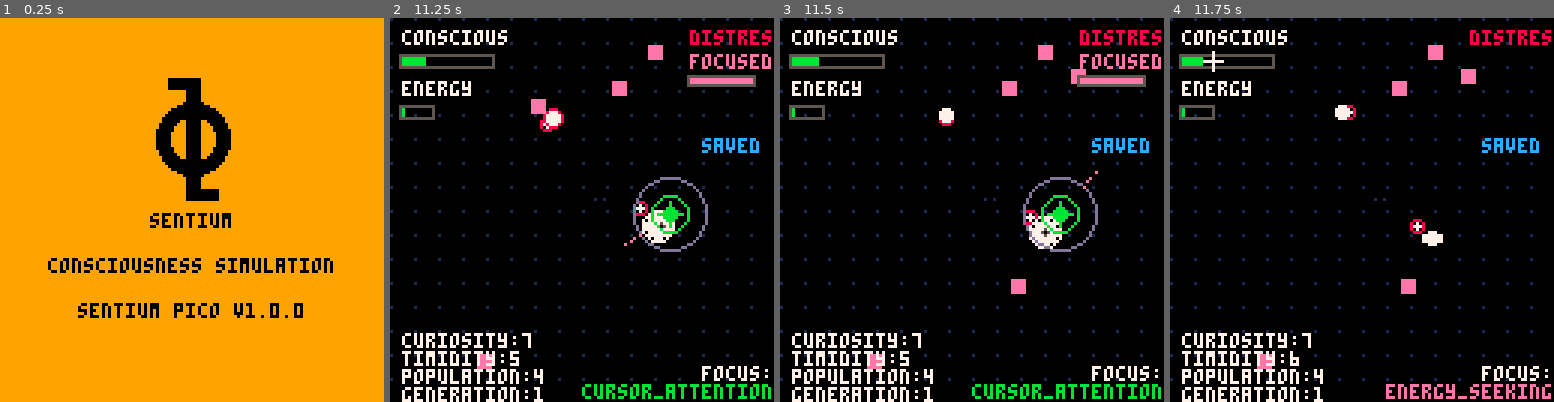
Above: before the commit, frames 1-4 (left to right).
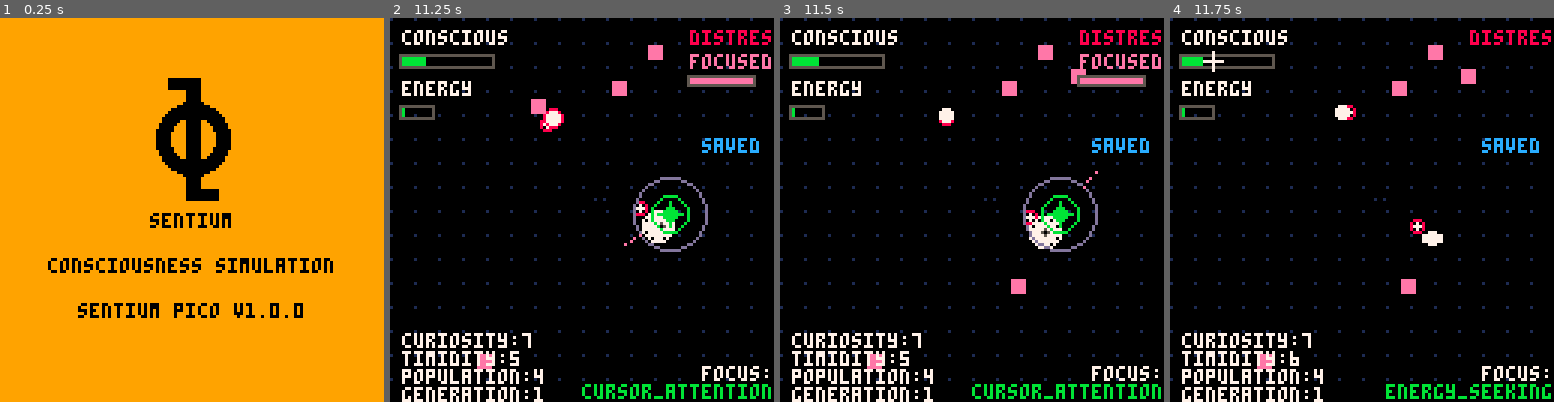
Above: after the commit, the same moments.

Repository: lopanapol/sentium-pico
Game: PICO-8 cartridge sentium-pico.p8
The game is run twice, just before and just after one commit, with the same random seed, the same clock (stepped at 60 frames per second) and the same inputs.
Inputs (mouse positions are in pixels of both pictures, inside the frame that each line leads up to):
- Up to frame 1 (0.25 s): no input
- Up to frame 2 (11.25 s): tap X (X key) at 0.33, 1.07, 1.85, 2.97, 4.08, 5.2, 6.32, 7.43, 8.55, 9.67, 10.78 s; click (670, 121) at 0.67 s; tap O (Z key) at 0.7, 1.7, 2.1, 2.5, 2.9, 3.3, 3.7, 4.1, 4.5, 4.9, 5.3, 5.7, 6.1, 6.5, 6.9, 7.3, 7.7, 8.1, 8.5, 8.9, 9.3, 9.7, 10.1, 10.5, 10.9 s; click (436, 267) at 1.22 s; click (497, 114) at 1.77 s; click (562, 259) at 2.32 s; click (624, 106) at 2.87 s; click (685, 256) at 3.42 s; click (451, 102) at 3.97 s; click (512, 248) at 4.52 s; click (574, 94) at 5.07 s; click (639, 244) at 5.62 s; click (701, 90) at 6.17 s; click (466, 236) at 6.72 s; click (528, 83) at 7.27 s; click (589, 229) at 7.82 s; click (654, 79) at 8.37 s; click (716, 225) at 8.92 s; click (478, 71) at 9.47 s; click (543, 217) at 10.02 s; click (605, 64) at 10.57 s; click (670, 213) at 11.12 s
- Up to frame 3 (11.5 s): tap O (Z key) at 11.3 s
- Up to frame 4 (11.75 s): click (1212, 60) at 11.67 s; tap O (Z key) at 11.7 s

Frames 1-3 are identical in both runs. In frame 4, 0.8% of the frame differs, in the area x 56-100%, y 95-100%.

Commit message:
Refactor focus color in draw_ui function for consistency

Diff:
--- a/sentium-pico.p8
+++ b/sentium-pico.p8
@@ -927,13 +927,13 @@
   local label_x = 128 - (#focus_label * 4)
   print(focus_label, label_x, focus_y, 7)
   if global_workspace.current_focus then
-    local focus_color = 12
+    local focus_color = 11
     if global_workspace.current_focus.type == "cursor_attention" then
       focus_color = 11
     elseif global_workspace.current_focus.type == "energy_seeking" then
-      focus_color = 14
+      focus_color = 11
     elseif global_workspace.current_focus.type == "emo_state" then
-      focus_color = 8
+      focus_color = 11
     end
     local status_text = global_workspace.current_focus.type
     local status_x = 128 - (#status_text * 4)
